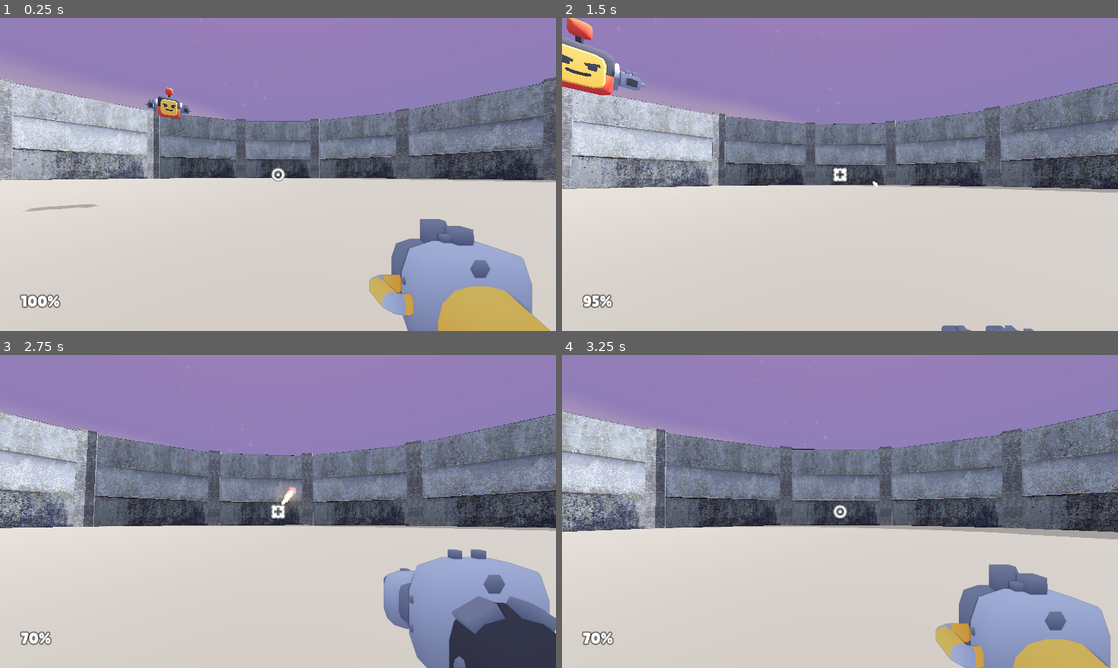
Above: before the commit, frames 1-4 (two rows, left to right).
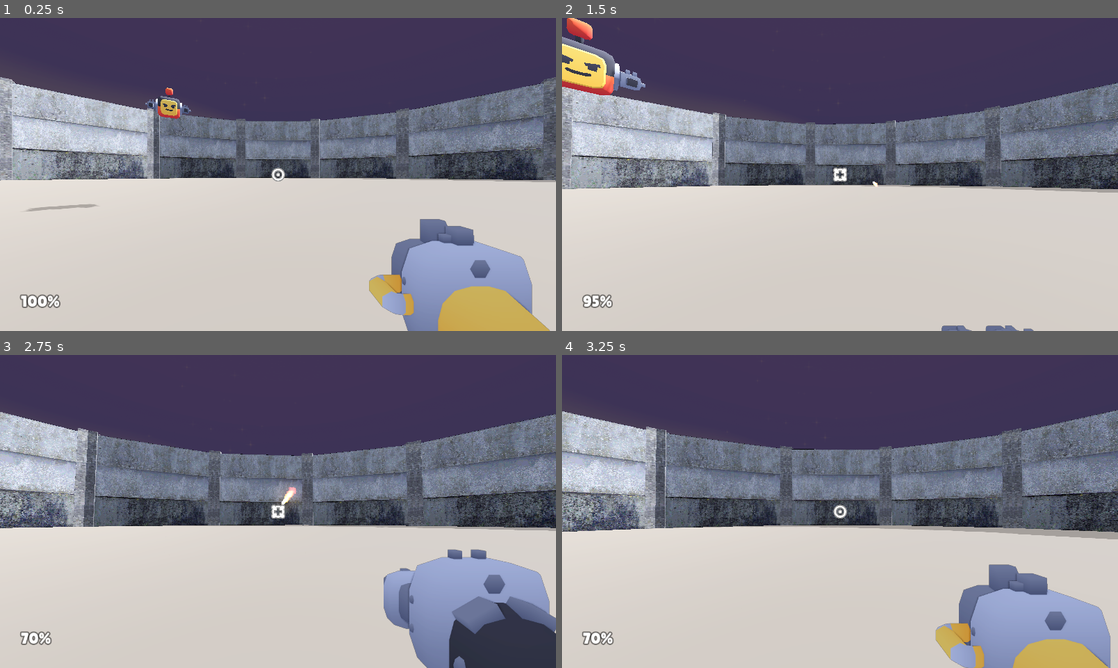
Above: after the commit, the same moments.

Repository: goob30/hackclub-haven
Game: Godot game, scene res://scenes/main.tscn
Same seed, same stepped clock (60 frames per second), same inputs: the game is played once before the commit and once after it.
Inputs (mouse positions are in pixels of both pictures, inside the frame that each line leads up to):
- Up to frame 1 (0.25 s): no input
- Up to frame 2 (1.5 s): move the mouse to (867, 174) at 0.52 s; hold W (move_forward) from 0.53 s (still down); click (867, 174) at 0.6 s; tap Space (jump) at 0.77 s; move the mouse to (812, 174) at 1.27 s; tap E (weapon_toggle) at 1.35 s
- Up to frame 3 (2.75 s): keep holding W (move_forward); tap Space (jump) at 1.52 s; move the mouse to (289, 505) at 2.02 s; click (289, 505) at 2.1 s
- Up to frame 4 (3.25 s): keep holding W (move_forward); move the mouse to (834, 517) at 2.77 s; tap E (weapon_toggle) at 2.85 s; tap Space (jump) at 3.02 s

The runs differ from the first frame. In frame 1, 28% of the frame differs, in the area x 0-100%, y 0-46%; in frame 2, 27%; in frame 3, 27%; in frame 4, 26%.

Commit message:
update stuff

Diff:
--- /dev/null
+++ b/arena/assets/Buildings Prebuild/Ready scenes/flat_lshape_brick_2.tscn
@@ -0,0 +1,8 @@
+[gd_scene format=3 uid="uid://cb4bfj6rexuv2"]
+
+[ext_resource type="PackedScene" uid="uid://bphq0b250vgbo" path="res://arena/assets/Buildings Prebuild/flat_Lshape_brick.glb" id="1_84fjy"]
+
+[node name="flat_Lshape_brick2" unique_id=598248252 instance=ExtResource("1_84fjy")]
+
+[node name="flat_Lshape_brick" parent="." index="0" unique_id=2079870976]
+transform = Transform3D(1, 0, 0, 0, 1, 0, 0, 0, 1, 0, 0, 0)
--- a/arena/coliseum.gd
+++ b/arena/coliseum.gd
@@ -2,35 +2,29 @@
 class_name Coliseum
 extends Node3D
 
-# Builds a ring-shaped coliseum out of plackard wall segments, plus a round ground.
-# Select the Coliseum node and change the values in the Inspector: it rebuilds live in the editor.
 
 const WALL_SCENE := preload("res://arena/assets/plackard_wall/plackard_closed_full.glb")
 
-# Size of the unscaled model (measured from the .glb): its pivot is NOT at its center.
 const MODEL_WIDTH := 3.2
 const MODEL_HEIGHT := 2.5
 const MODEL_THICKNESS := 0.2
 const MODEL_CENTER_X := -1.5
 
 @export_group("Walls")
-## Uniform scale of each wall segment (6 = six times the original size).
 @export_range(0.5, 20.0, 0.1) var wall_scale: float = 6.0:
 	set(v):
 		wall_scale = v
 		_queue_rebuild()
-## How many wall segments make up the ring. More = rounder.
 @export_range(3, 64, 1) var segment_count: int = 16:
 	set(v):
 		segment_count = v
 		_queue_rebuild()
-## Distance from the center to the inside of the walls. 0 = automatic (segments touch edge to edge).
-## Any other value stretches/shrinks each segment's width so the ring still closes.
+
 @export_range(0.0, 500.0, 0.5) var radius: float = 0.0:
 	set(v):
 		radius = v
 		_queue_rebuild()
-## Turn on if the decorated side of the walls faces outward instead of inward.
+
 @export var flip_walls: bool = false:
 	set(v):
 		flip_walls = v
@@ -61,15 +55,17 @@
 
 var _dirty := false
 
+func randomize_buildings() -> void:
+	pass
+
 func _ready() -> void:
 	add_to_group("arena")
 	_rebuild()
 
-# True while a world position is inside the arena: within the wall ring and below the wall tops.
 func is_inside_bounds(world_pos: Vector3) -> bool:
 	var p := to_local(world_pos)
 	var outer := get_inner_radius() / cos(PI / segment_count)
-	return Vector2(p.x, p.z).length() <= outer 		and p.y <= MODEL_HEIGHT * wall_scale 		and p.y >= -ground_thickness
+	return Vector2(p.x, p.z).length() <= outer and p.y <= MODEL_HEIGHT * wall_scale and p.y >= -ground_thickness
 
 func _queue_rebuild() -> void:
 	if not is_inside_tree() or _dirty:
@@ -77,7 +73,6 @@
 	_dirty = true
 	_rebuild.call_deferred()
 
-# Distance from center to the middle of a wall (the apothem of the polygon)
 func get_inner_radius() -> float:
 	if radius > 0.0:
 		return radius
@@ -90,7 +85,6 @@
 		child.free()
 
 	var inner := get_inner_radius()
-	# Width each segment needs so neighbours meet exactly at the polygon corners
 	var seg_width := 2.0 * inner * tan(PI / segment_count)
 	var width_scale := seg_width / MODEL_WIDTH
 
@@ -106,10 +100,9 @@
 		wall.position = Vector3(sin(angle), 0.0, cos(angle)) * inner
 		wall.rotation.y = angle + (PI if flip_walls else 0.0)
 
-		# Model: scaled, and shifted so the segment is centered on the wall node
 		var model := WALL_SCENE.instantiate() as Node3D
 		model.scale = Vector3(width_scale, wall_scale, wall_scale)
-		model.position.x = -MODEL_CENTER_X * width_scale
+		model.position.x = - MODEL_CENTER_X * width_scale
 		wall.add_child(model)
 
 		if walls_have_collision:
@@ -147,5 +140,4 @@
 		col.shape = cyl_shape
 		ground.add_child(col)
 
-		# Top surface sits at y = 0
-		ground.position.y = -ground_thickness * 0.5
+		ground.position.y = - ground_thickness * 0.5
--- /dev/null
+++ b/scenes/coliseum.gd
@@ -0,0 +1,11 @@
+extends Node3D
+
+
+# Called when the node enters the scene tree for the first time.
+func _ready() -> void:
+	pass # Replace with function body.
+
+
+# Called every frame. 'delta' is the elapsed time since the previous frame.
+func _process(delta: float) -> void:
+	pass
--- /dev/null
+++ b/scenes/coliseum.tscn
@@ -0,0 +1,9 @@
+[gd_scene format=3 uid="uid://btftbios0gv8"]
+
+[ext_resource type="Script" uid="uid://br361ke8qrs4e" path="res://arena/coliseum.gd" id="1_3r8uy"]
+[ext_resource type="PackedScene" uid="uid://bphq0b250vgbo" path="res://arena/assets/Buildings Prebuild/flat_Lshape_brick.glb" id="2_1a3q4"]
+
+[node name="Coliseum" type="Node3D" unique_id=791044948]
+script = ExtResource("1_3r8uy")
+
+[node name="flat_Lshape_brick2" parent="." unique_id=598248252 instance=ExtResource("2_1a3q4")]
--- /dev/null
+++ b/scenes/coliseumnode.tscn
@@ -0,0 +1,7 @@
+[gd_scene format=3 uid="uid://bnk0ot6dmowcj"]
+
+[ext_resource type="PackedScene" uid="uid://b28iw6y4xexr5" path="res://arena/assets/plackard_wall/plackard_closed_full.glb" id="1_av7qh"]
+
+[node name="coliseumnode" type="Node3D" unique_id=366906845]
+
+[node name="plackard_closed_full2" parent="." unique_id=4399451 instance=ExtResource("1_av7qh")]
--- a/scenes/main-environment.tres
+++ b/scenes/main-environment.tres
@@ -4,7 +4,7 @@
 
 [sub_resource type="PanoramaSkyMaterial" id="PanoramaSkyMaterial_fjheq"]
 panorama = ExtResource("1_u3n42")
-energy_multiplier = 1.08
+energy_multiplier = 0.5
 
 [sub_resource type="Sky" id="Sky_7bk1c"]
 sky_material = SubResource("PanoramaSkyMaterial_fjheq")
--- a/scenes/main.tscn
+++ b/scenes/main.tscn
@@ -4,7 +4,7 @@
 [ext_resource type="PackedScene" uid="uid://dl2ed4gkybggf" path="res://objects/player.tscn" id="2_elriq"]
 [ext_resource type="Script" uid="uid://by0qn28x1i1jj" path="res://scripts/hud.gd" id="3_s8mkj"]
 [ext_resource type="FontFile" uid="uid://biqtga8moh7ah" path="res://fonts/lilita_one_regular.ttf" id="3_w27de"]
-[ext_resource type="Script" path="res://arena/coliseum.gd" id="12_coliseum"]
+[ext_resource type="PackedScene" uid="uid://btftbios0gv8" path="res://scenes/coliseum.tscn" id="6_tefeu"]
 [ext_resource type="PackedScene" uid="uid://d2g78tpqbyf5g" path="res://objects/enemy.tscn" id="8_7ty2f"]
 
 [sub_resource type="LabelSettings" id="LabelSettings_fpmwk"]
@@ -73,7 +73,6 @@
 transform = Transform3D(0.707107, 0, -0.707107, 0, 1, 0, 0.707107, 0, 0.707107, 15.5, 4, -7.5)
 player = NodePath("../../Player")
 
-[node name="Coliseum" type="Node3D" parent="." unique_id=1748836644]
-script = ExtResource("12_coliseum")
+[node name="Coliseum" parent="." unique_id=791044948 instance=ExtResource("6_tefeu")]
 
 [connection signal="health_updated" from="Player" to="HUD" method="_on_health_updated"]
Not shown, added: arena/assets/Cones/Cones.blend.import
Not shown, added: scenes/coliseum.gd.uid
